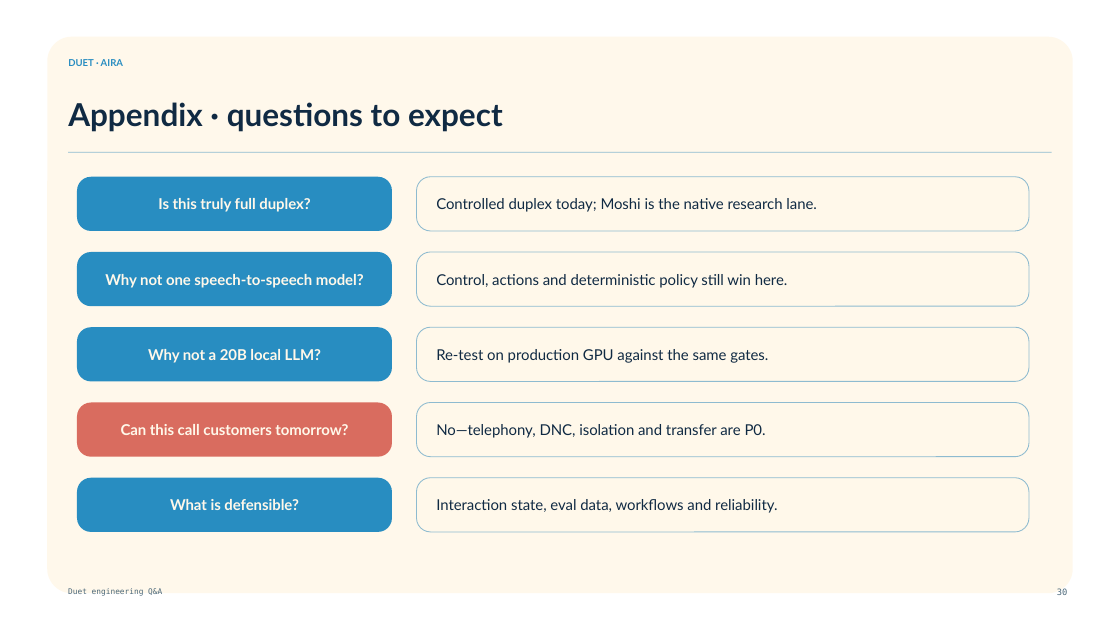
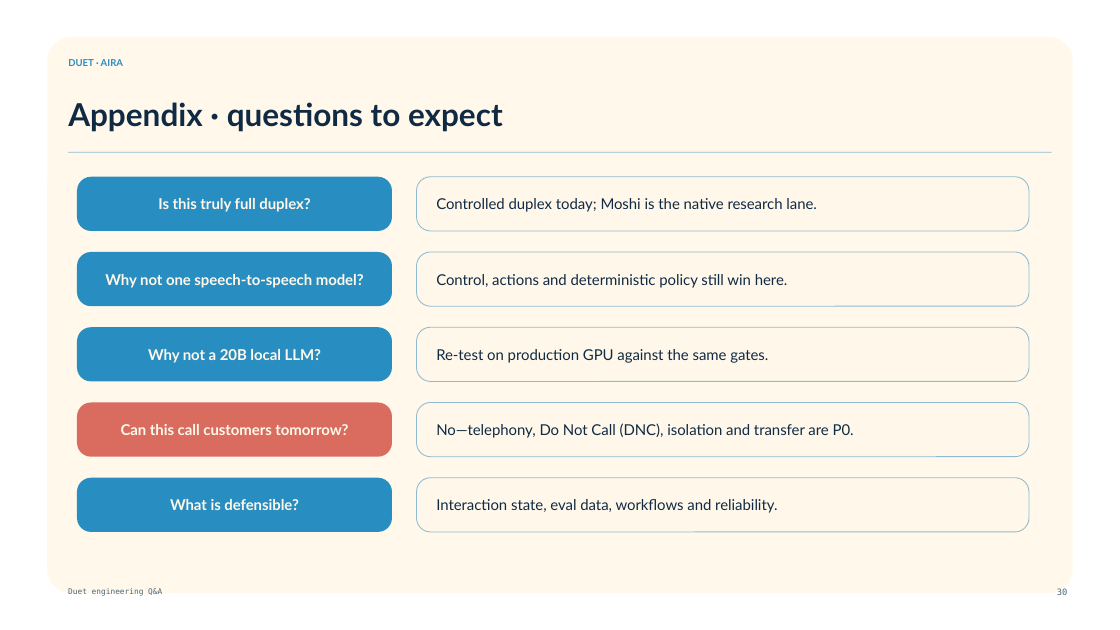
Before and after one commit to mssharatchandra/duet, a slide deck: slide 30 of docs/talk/Duet_Aira_Voice_AI_Tech_Talk_2026-08-25.pptx. Drawn at 1120x630 pixels with LibreOffice and Linux fonts; fonts in the diff are those of the drawing; background and template pictures are left out. Boxes give left, top, right and bottom in pixels: in the first picture for what was removed or moved away, otherwise in the second. Text is boxed around its words. In the diff, an @@ line names an element or a change of style, - is before the commit and + after.

```diff
--- a/docs/talk/Duet_Aira_Voice_AI_Tech_Talk_2026-08-25.pptx
+++ b/docs/talk/Duet_Aira_Voice_AI_Tech_Talk_2026-08-25.pptx
@@ text in rounded rectangle at box(436, 423, 854, 438): text changed @@
-No—telephony, DNC, isolation and transfer are P0.
+No—telephony, Do Not Call (DNC), isolation and transfer are P0.
```
Also in this commit, not shown: 1 other slide changed, 2 other files.
